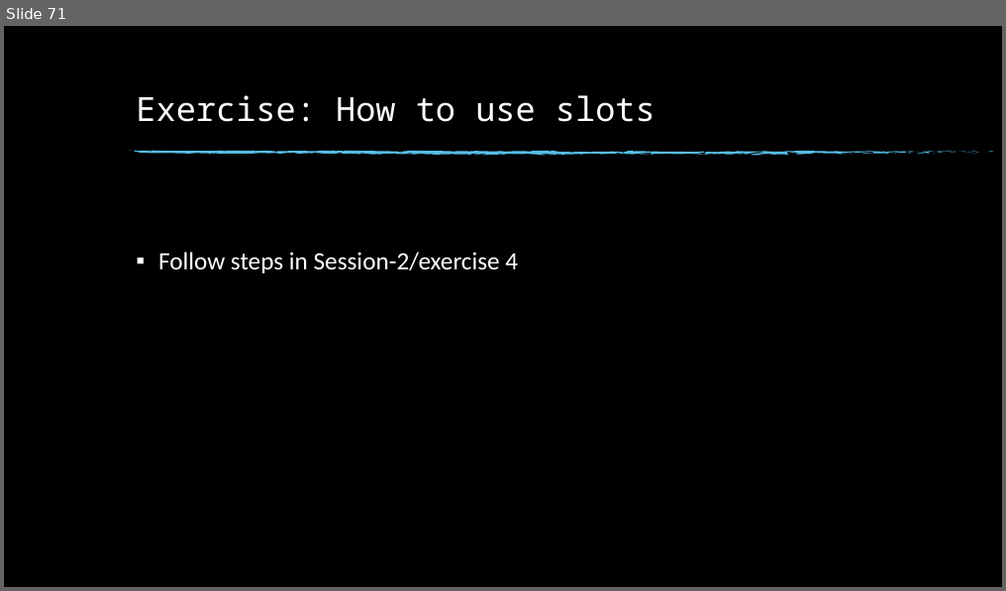
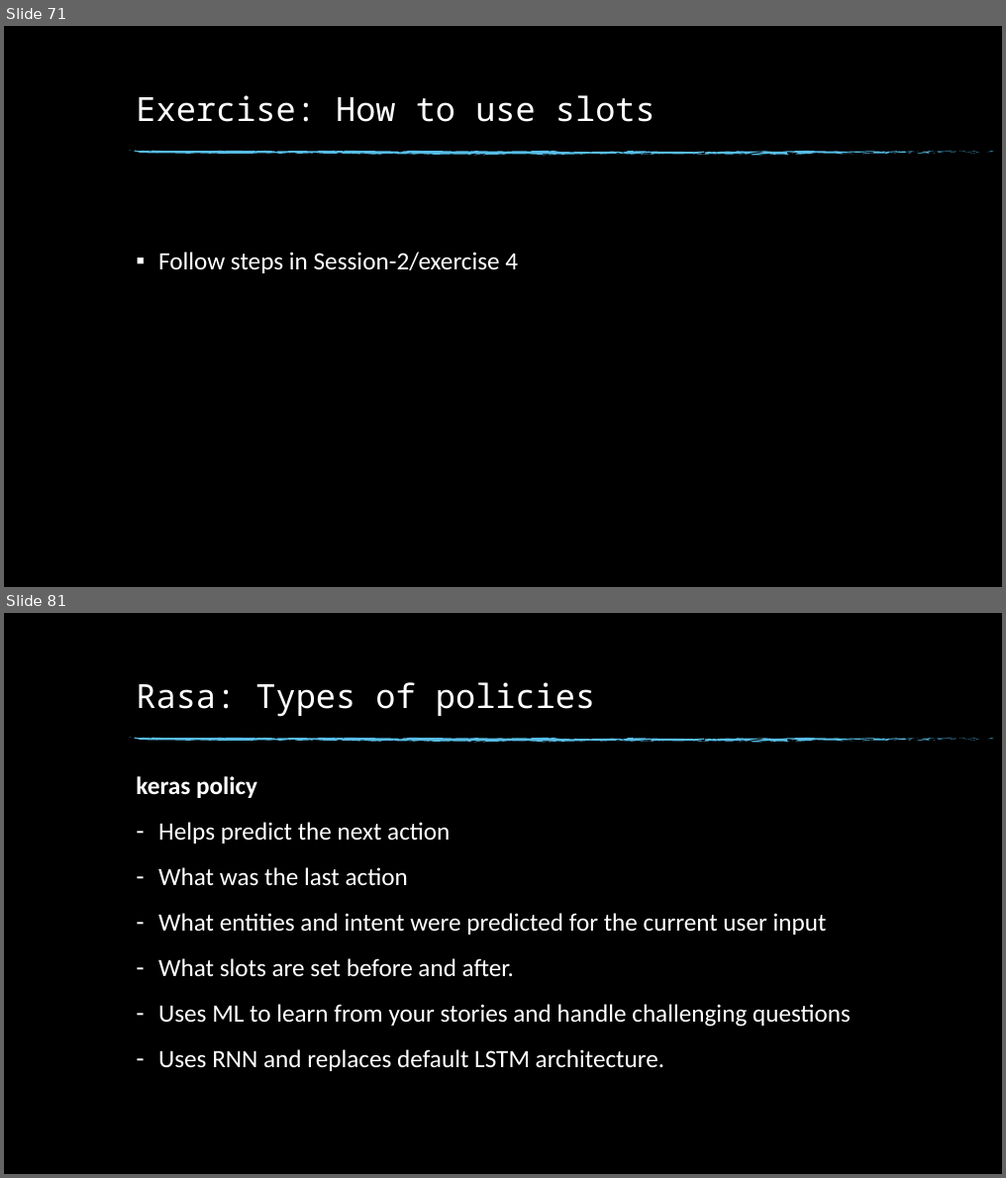
Before and after one commit to dinesh19aug/rasa-workshop, a slide deck: Natural Language Processing Workshop.pptx. Shown one above the other, each under a label of ours: slide 71 before the commit, slides 71 and 81 after it; the slides between them are not shown. The pictures are 1006x591 and 1006x1178 pixels, drawn with LibreOffice and Linux fonts; fonts in the diff are those of the drawing; background and template pictures are left out. Boxes give left, top, right and bottom in pixels: in the first picture for what was removed or moved away, otherwise in the second. Text is boxed around its words. In the diff, an @@ line names an element or a change of style, - is before the commit and + after.

```diff
--- a/Natural Language Processing Workshop.pptx
+++ b/Natural Language Processing Workshop.pptx
@@ slide 81 added at (4,613,1002,1174), background picture (left out); not listed: 74 template elements that a slide beside it also shows @@
@@ title added at (136,682,595,717), 32 pt, text #FFFFFF @@
+Rasa: Types of policies
@@ text added at (136,776,850,1071), 24 pt, text #FFFFFF @@
+keras policy
+– Helps predict the next action
+– What was the last action
+– What entities and intent were predicted for the current user input
+– What slots are set before and after.
+– Uses ML to learn from your stories and handle challenging questions
+– Uses RNN and replaces default LSTM architecture.
```
Also in this commit, not shown: 11 other slides added, 32 other files.
